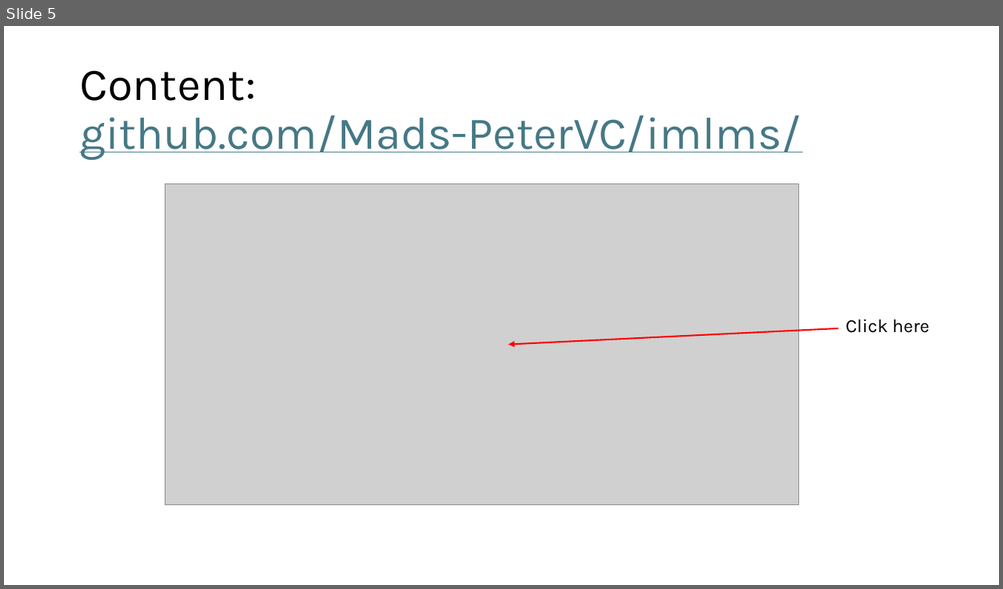
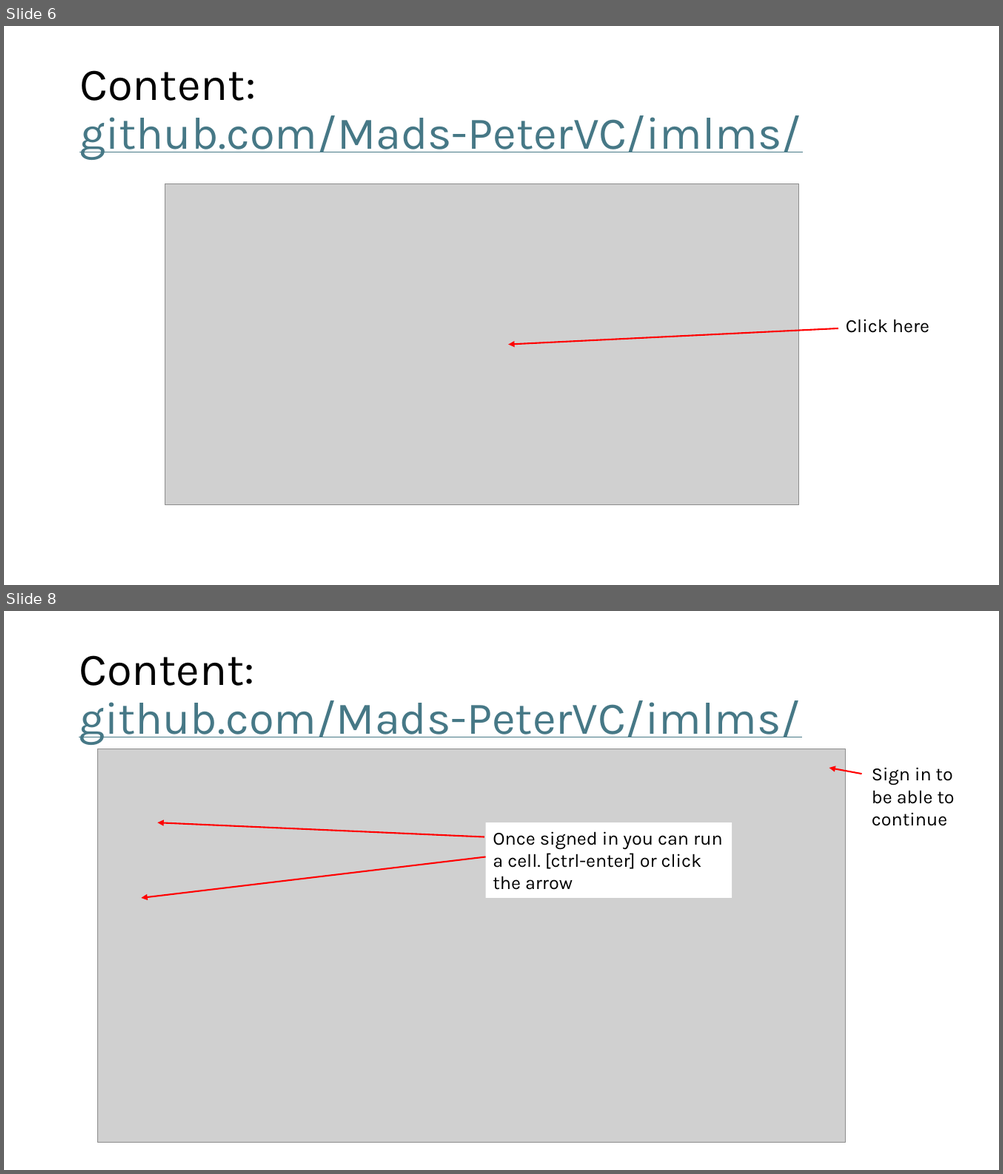
Before and after one commit to Mads-PeterVC/imlms, a slide deck: lessons/lesson_1/slides_lesson_1.pptx. Shown one above the other, each under a label of ours: slide 5 before the commit, slides 6 and 8 after it; the slides between them are not shown. The pictures are 1003x589 and 1003x1174 pixels, drawn with LibreOffice and Linux fonts; fonts in the diff are those of the drawing; grey boxes stand for pictures. Boxes give left, top, right and bottom in pixels: in the first picture for what was removed or moved away, otherwise in the second. Text is boxed around its words. In the diff, an @@ line names an element or a change of style, - is before the commit and + after.

```diff
--- a/lessons/lesson_1/slides_lesson_1.pptx
+++ b/lessons/lesson_1/slides_lesson_1.pptx
@@ slide 8 added at (4,611,999,1170), background #FFFFFF @@
@@ title added at (79,655,800,745), 44 pt, text #467886, underline @@
+Content: github.com/Mads-PeterVC/imlms/
@@ picture added at (97,749,845,1143) @@
@@ arrow added from (861, 774) to (829, 768), #FF0000 1.5 pt @@
@@ text added at (871,767,954,826), 18 pt, text #000000 @@
+Sign in to be able to continue
@@ arrow added from (484, 837) to (158, 823), #FF0000 1.5 pt @@
@@ rectangle added at (485,823,731,898), fill #FFFFFF, 18 pt, text #000000 @@
+Once signed in you can run a cell. [ctrl-enter] or click the arrow
@@ arrow added from (485, 857) to (142, 898), #FF0000 1.5 pt @@
@@ what was slide 5 is now slide 6 @@
```
Also in this commit, not shown: 2 slides changed, 5 other slides added, 2 slides removed.
